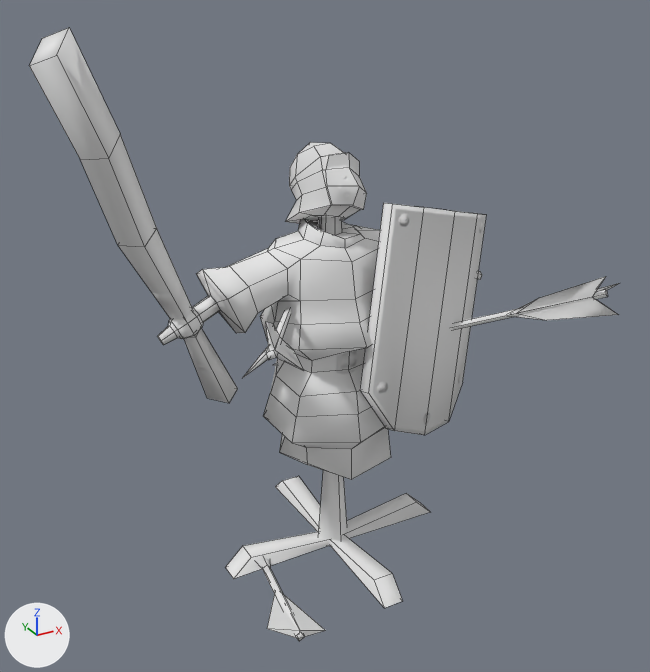
Before and after pictures for a commit that changed the FBX model Assets/Models/_enemies/targetDummy/training_dummy_03.fbx.
Before and after are seen from a camera (50 mm lens) standing at (-1.62, -2.88, 2.42) and looking at (-0.18, -0.26, 1.12). The lights are fixed; the arrows at lower left show +X, +Y and +Z. The older version comes first. Mesh edges are drawn as thin lines. Where no turn or scale is listed for an object, it has been applied to the vertices.

Objects in the first picture: 'dummy.004'.
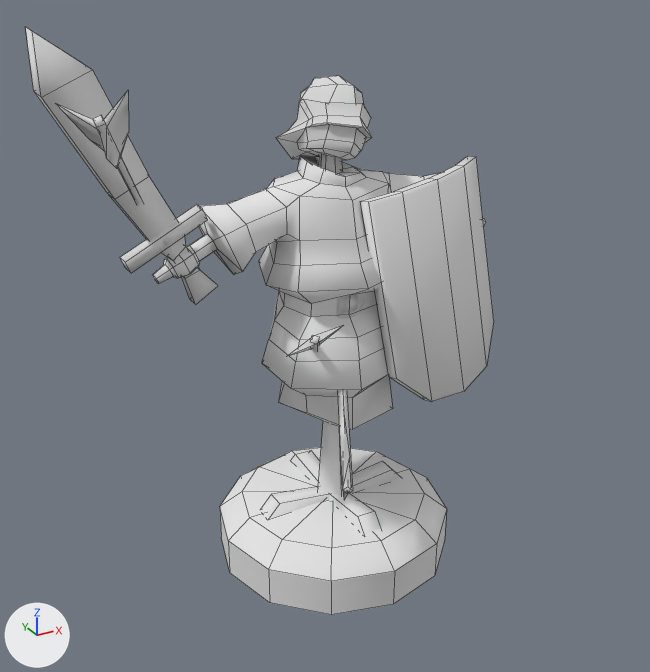
Patch to the scene script:
```diff
--- a/Assets/Models/_enemies/targetDummy/training_dummy_03.fbx.py
+++ b/Assets/Models/_enemies/targetDummy/training_dummy_03.fbx.py
@@ mat_dummy_baked_02 @@
+mat_dummy_baked_02 = bpy.data.materials.new('dummy_baked_02')
+# uses the picture img_dummy_lp_bake1_pbr_stoa_metalness_png
+# uses the picture img_dummy_lp_bake1_pbr_stoa_normal_png
@@ me_cube_004 @@
-me_cube_004.from_pydata(...)  # 410 vertices, 399 faces; spans x -1.09..0.85, y -1.09..0.55, z 0.0..2.2
-me_cube_004.materials.append(mat_dummy_baked)
+me_cube_004.from_pydata(...)  # 475 vertices, 459 faces; spans x -1.19..0.73, y -1.01..0.49, z 0.0..2.21
+# me_cube_004 part 1: the loose piece of 8 vertices spanning x -0.08..0.08, y -0.08..0.08, z 0.0..0.44 is moved by (0.0, 0.0, 0.23), in mat_dummy_baked_02
+# me_cube_004 part 2: the loose piece of 12 vertices spanning x -0.04..0.04, y -0.5..0.5, z 0.0..0.08 is scaled about its middle by (0.949, 0.667, 0.771), then moved by (0.0, 0.0, 0.23), in mat_dummy_baked_02
+# me_cube_004 part 3: the loose piece of 212 vertices spanning x -0.72..0.72, y -0.26..0.26, z 0.35..1.56 is moved by (0.0, 0.0, 0.23), in mat_dummy_baked_02
+# me_cube_004 part 4: the loose piece of 20 vertices spanning x -0.02..0.72, y -0.32..0.03, z 0.58..1.54 is multiplied about its middle by the matrix ((0.931, 0.002, -0.365), (-0.03, 0.997, -0.071), (0.364, 0.077, 0.928)), then moved by (0.05, 0.01, 0.13), in mat_dummy_baked_02
+# me_cube_004 part 5: the loose piece of 11 vertices spanning x -0.76..-0.03, y -1.03..0.31, z 1.02..1.49 is multiplied about its middle by the matrix ((-0.688, 0.697, -0.203), (0.635, 0.443, -0.633), (-0.351, -0.564, -0.747)), then moved by (-0.45, 0.08, 0.49), in mat_dummy_baked_02
+# me_cube_004 part 6: the loose piece of 13 vertices spanning x -0.84..-0.57, y -1.09..-0.67, z 1.36..1.57 is multiplied about its middle by the matrix ((-0.688, 0.697, -0.203), (0.635, 0.443, -0.633), (-0.351, -0.564, -0.747)), then moved by (-0.34, 0.04, 0.52), in mat_dummy_baked_02
+# me_cube_004 part 7: the loose piece of 13 vertices spanning x -0.53..-0.31, y -0.69..0.05, z 0.0..0.23 is multiplied about its middle by the matrix ((0.856, 0.101, -0.508), (0.131, 0.907, 0.4), (0.501, -0.408, 0.763)), then moved by (0.23, 0.11, 0.95), in mat_dummy_baked_02
+# me_cube_004 part 8: the loose piece of 5 vertices spanning x -0.61..-0.4, y -0.68..-0.29, z 0.11..0.22 is multiplied about its middle by the matrix ((0.856, 0.101, -0.508), (0.131, 0.907, 0.4), (0.501, -0.408, 0.763)), then moved by (0.2, 0.13, 0.96), in mat_dummy_baked_02
+# me_cube_004 part 9: the loose piece of 13 vertices spanning x -0.53..-0.31, y -0.69..0.05, z 0.0..0.23 is copied, and the copy is multiplied about its middle by the matrix ((0.399, 0.578, 0.712), (0.303, 0.649, -0.697), (-0.865, 0.494, 0.084)), then moved by (0.31, 0.03, 0.68), in mat_dummy_baked_02; it spans x -0.31..0.06, y -0.64..0.05, z 0.69..0.92
+# me_cube_004 part 10: the loose piece of 5 vertices spanning x -0.61..-0.4, y -0.68..-0.29, z 0.11..0.22 is copied, and the copy is multiplied about its middle by the matrix ((0.399, 0.578, 0.712), (0.303, 0.649, -0.697), (-0.865, 0.494, 0.084)), then moved by (0.29, 0.03, 0.63), in mat_dummy_baked_02; it spans x -0.3..-0.11, y -0.62..-0.27, z 0.62..0.83
+# me_cube_004 part 11: the loose piece of 20 vertices spanning x -1.09..-0.38, y -0.27..0.16, z 0.77..2.2 is rebuilt with 26 vertices and now spans x -1.09..-0.47, y -0.26..0.08, z 1.21..2.21, in mat_dummy_baked_02
+# me_cube_004 part 12: a new loose piece of 37 vertices spanning x -0.49..0.49, y -0.49..0.49, z 0.0..0.24, in mat_dummy_baked_02
+# me_cube_004 part 13: the loose piece of 13 vertices spanning x 0.56..0.85, y -0.75..-0.35, z 1.08..1.33 is deleted
+# me_cube_004 part 14: the loose piece of 12 vertices spanning x -0.5..0.5, y -0.04..0.04, z 0.0..0.08 is deleted
+# me_cube_004 part 15: the loose piece of 11 vertices spanning x -0.01..0.78, y -0.68..0.55, z 0.62..1.26 is deleted
+# me_cube_004 part 16: 59 vertices removed from x -0.13..0.13, y -0.11..0.27, z 1.38..1.72; 79 vertices added at x -0.17..0.16, y -0.15..0.25, z 1.65..1.97
+# me_cube_004 part 17: 12 vertices added at x -0.33..0.33, y -0.04..0.04, z 0.23..0.3
+# me_cube_004 part 18: 8 vertices added at x -0.84..-0.53, y -0.08..-0.01, z 1.41..1.6
+me_cube_004.materials.append(mat_dummy_baked_02)
```

Pixel boxes (x1, y1, x2, y2) of what changed, in the pictures (650 x 672 px; the box of a moved part takes in the faces that stretch with it):
'dummy.004', reshaped (21% narrower)
    before: (29, 28, 619, 641)
    after: (26, 27, 494, 615)
part 1 of me_cube_004, moved or reshaped
    before: (318, 470, 347, 546)
    after: (318, 421, 344, 499)
part 2 of me_cube_004, moved or reshaped
    before: (275, 476, 403, 608)
    after: (291, 450, 381, 534)
part 3 of me_cube_004, moved or reshaped
    before: (157, 217, 482, 480)
    after: (153, 155, 486, 430)
part 4 of me_cube_004, moved or reshaped
    before: (360, 203, 486, 435)
    after: (360, 156, 494, 402)
part 5 of me_cube_004, moved or reshaped
    before: (266, 308, 291, 360)
    after: (93, 115, 143, 206)
part 6 of me_cube_004, moved or reshaped
    before: (243, 322, 304, 378)
    after: (56, 91, 129, 169)
part 7 of me_cube_004, moved or reshaped
    before: (256, 558, 305, 641)
    after: (310, 335, 320, 352)
part 8 of me_cube_004, moved or reshaped
    before: (267, 594, 326, 638)
    after: (288, 325, 344, 356)
part 9 of me_cube_004, added
    after: (338, 390, 353, 494)
part 10 of me_cube_004, added
    after: (343, 419, 351, 500)
part 11 of me_cube_004, rebuilt (8% narrower, 26% shorter)
    before: (29, 28, 238, 403)
    after: (26, 27, 218, 305)
part 12 of me_cube_004, added
    after: (220, 447, 447, 615)
part 13 of me_cube_004, deleted
    before: (512, 276, 619, 320)
part 14 of me_cube_004, deleted
    before: (226, 493, 430, 579)
part 15 of me_cube_004, deleted
    before: (274, 290, 608, 365)
part 16 of me_cube_004, moved or reshaped
    before: (285, 142, 367, 224)
    after: (276, 75, 372, 160)
part 17 of me_cube_004, added
    after: (261, 461, 401, 518)
part 18 of me_cube_004, added
    after: (120, 204, 207, 273)
